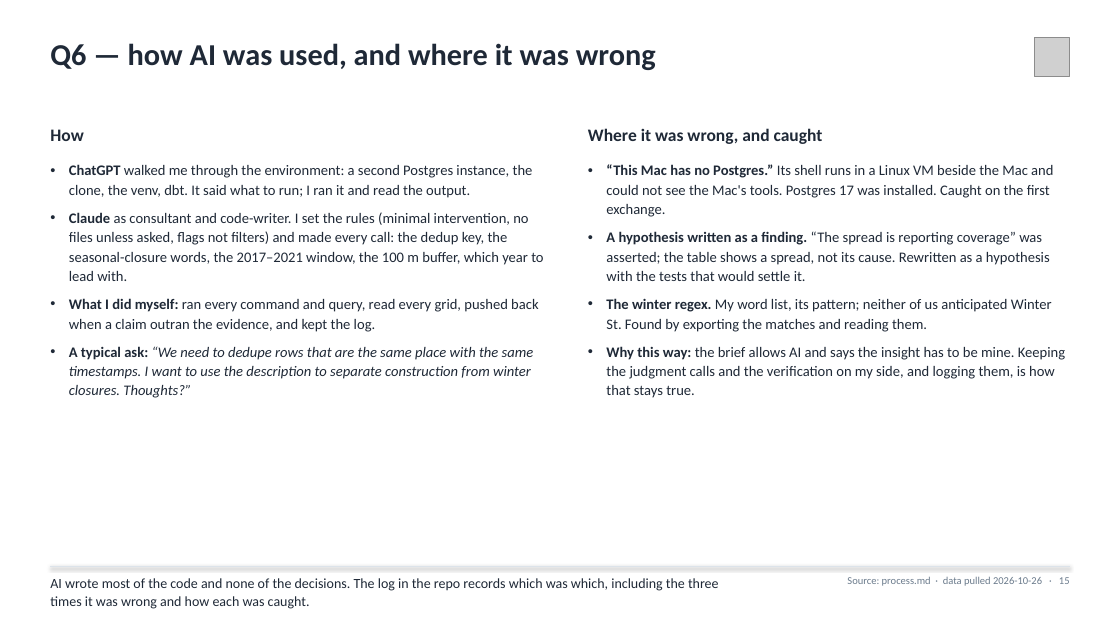
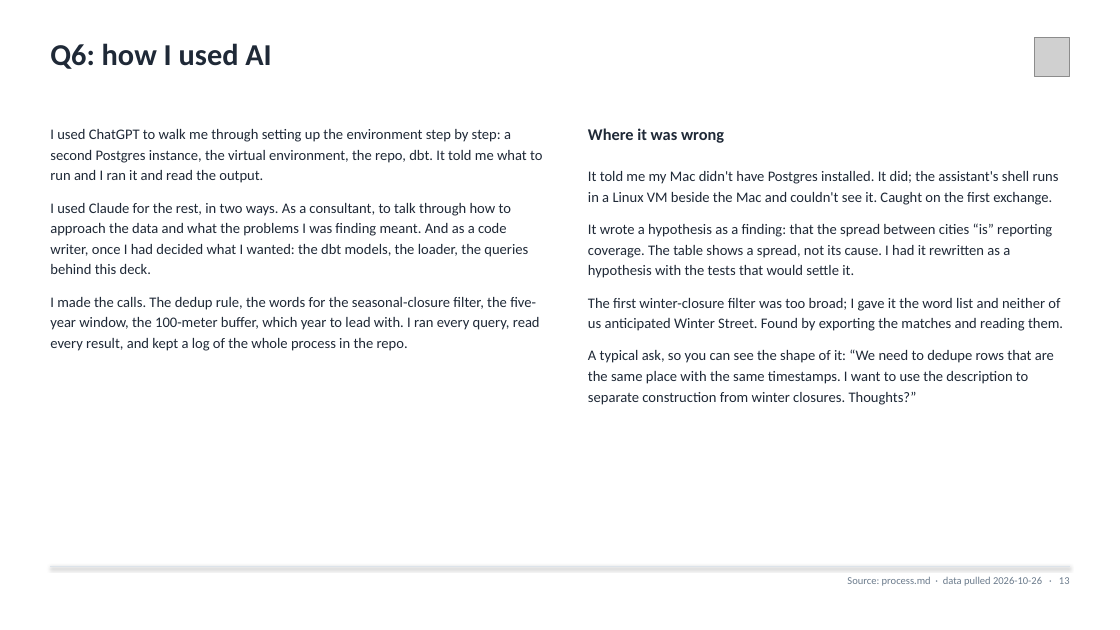
Before and after one commit to agmcdonald24/aurura_case, a slide deck: slide 13 of reports/Aurora_Construction_Take_Home.pptx (slide 15 before the commit). Drawn at 1120x630 pixels with LibreOffice and Linux fonts; fonts in the diff are those of the drawing; grey boxes stand for pictures. Boxes give left, top, right and bottom in pixels: in the first picture for what was removed or moved away, otherwise in the second. Text is boxed around its words. In the diff, an @@ line names an element or a change of style, - is before the commit and + after.

```diff
--- a/reports/Aurora_Construction_Take_Home.pptx
+++ b/reports/Aurora_Construction_Take_Home.pptx
@@ text at [50,43,271,69]: text changed @@
-Q6 — how AI was used, and where it was wrong
+Q6: how I used AI
@@ text at [50,129,542,351]: text changed @@
-• ChatGPT walked me through the environment: a second Postgres instance, the clone, the venv, dbt. It said what to run; I ran it and read the output.
-• Claude as consultant and code-writer. I set the rules (minimal intervention, no files unless asked, flags not filters) and made every call: the dedup key, the seasonal-closure words, the 2017–2021 window, the 100 m buffer, which year to lead with.
-• What I did myself: ran every command and query, read every grid, pushed back when a claim outran the evidence, and kept the log.
-• A typical ask: “We need to dedupe rows that are the same place with the same timestamps. I want to use the description to separate construction from winter closures. Thoughts?”
+I used ChatGPT to walk me through setting up the environment step by step: a second Postgres instance, the virtual environment, the repo, dbt. It told me what to run and I ran it and read the output.
+I used Claude for the rest, in two ways. As a consultant, to talk through how to approach the data and what the problems I was finding meant. And as a code writer, once I had decided what I wanted: the dbt models, the loader, the queries behind this deck.
+I made the calls. The dedup rule, the words for the seasonal-closure filter, the five-year window, the 100-meter buffer, which year to lead with. I ran every query, read every result, and kept a log of the whole process in the repo.
@@ text removed at [50,129,83,141] @@
-How
@@ text at [588,128,724,143]: text changed; size 15 to 14 pt @@
-Where it was wrong, and caught
+Where it was wrong
@@ text at [588,171,1063,405]: text changed @@
-• “This Mac has no Postgres.” Its shell runs in a Linux VM beside the Mac and could not see the Mac's tools. Postgres 17 was installed. Caught on the first exchange.
-• A hypothesis written as a finding. “The spread is reporting coverage” was asserted; the table shows a spread, not its cause. Rewritten as a hypothesis with the tests that would settle it.
-• The winter regex. My word list, its pattern; neither of us anticipated Winter St. Found by exporting the matches and reading them.
-• Why this way: the brief allows AI and says the insight has to be mine. Keeping the judgment calls and the verification on my side, and logging them, is how that stays true.
+It told me my Mac didn't have Postgres installed. It did; the assistant's shell runs in a Linux VM beside the Mac and couldn't see it. Caught on the first exchange.
+It wrote a hypothesis as a finding: that the spread between cities “is” reporting coverage. The table shows a spread, not its cause. I had it rewritten as a hypothesis with the tests that would settle it.
+The first winter-closure filter was too broad; I gave it the word list and neither of us anticipated Winter Street. Found by exporting the matches and reading them.
+A typical ask, so you can see the shape of it: “We need to dedupe rows that are the same place with the same timestamps. I want to use the description to separate construction from winter closures. Thoughts?”
@@ text removed at [50,578,719,609] @@
-AI wrote most of the code and none of the decisions. The log in the repo records which was which, including the three times it was wrong and how each was caught.
```
Also in this commit, not shown: 9 other slides changed, 5 slides added, 7 slides removed, 36 other files.
